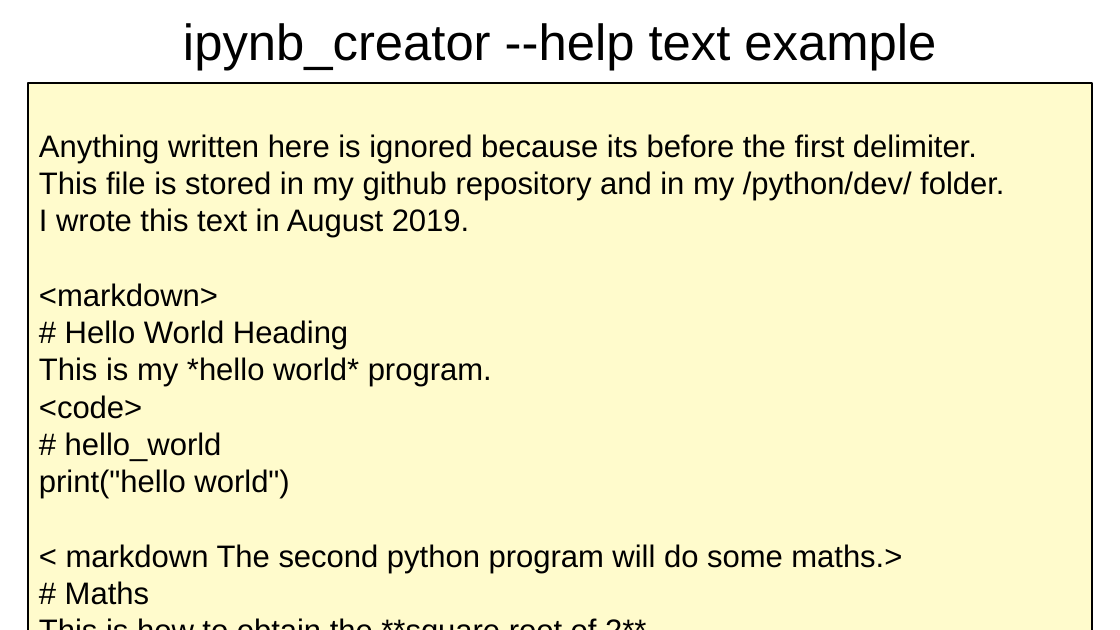
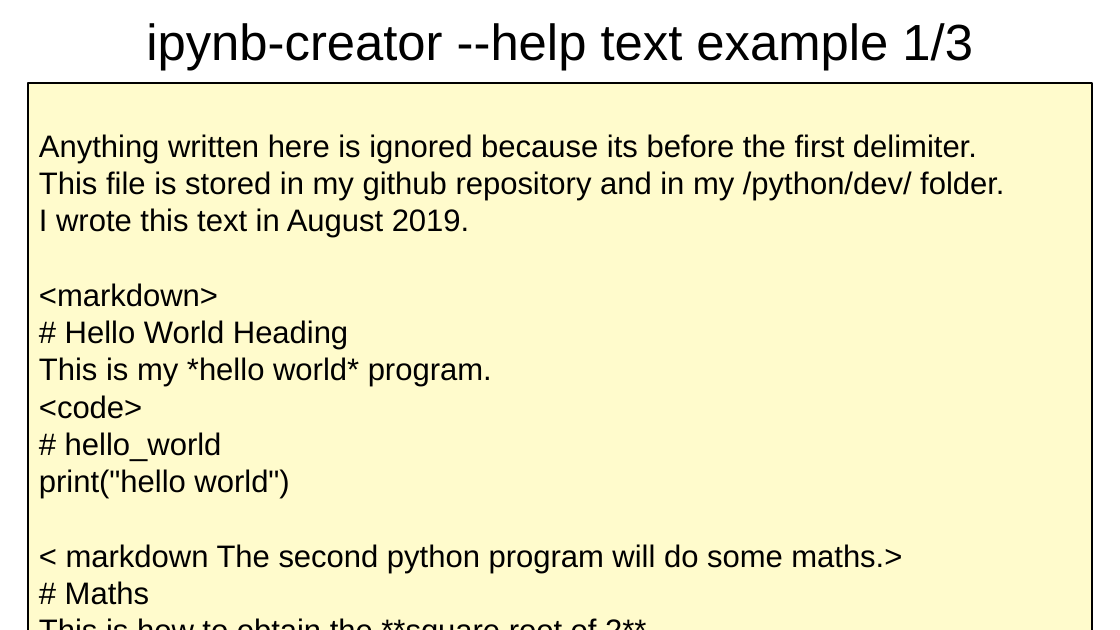
Before and after one commit to irsbugs/ipynb-creator, a slide deck: slide 18 of ipynb_creator_presentation.odp. Drawn at 1120x630 pixels with LibreOffice and Linux fonts; fonts in the diff are those of the drawing. Boxes give left, top, right and bottom in pixels: in the first picture for what was removed or moved away, otherwise in the second. Text is boxed around its words. In the diff, an @@ line names an element or a change of style, - is before the commit and + after.

```diff
--- a/ipynb_creator_presentation.odp
+++ b/ipynb_creator_presentation.odp
@@ title at (146,23,973,71): text changed @@
-ipynb_creator --help text example
+ipynb-creator --help text example 1/3
```
Also in this commit, not shown: 13 other slides changed.
